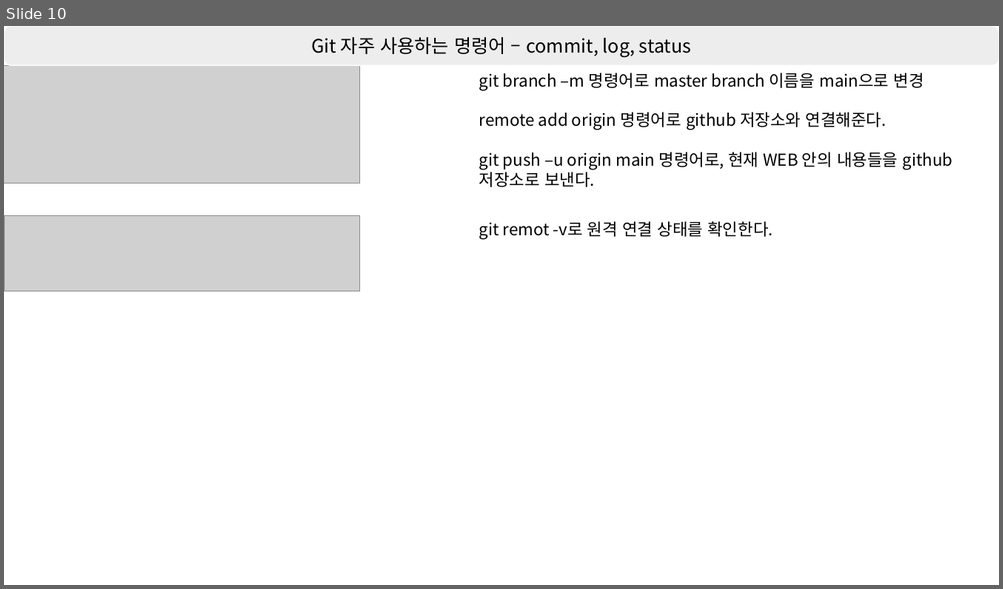
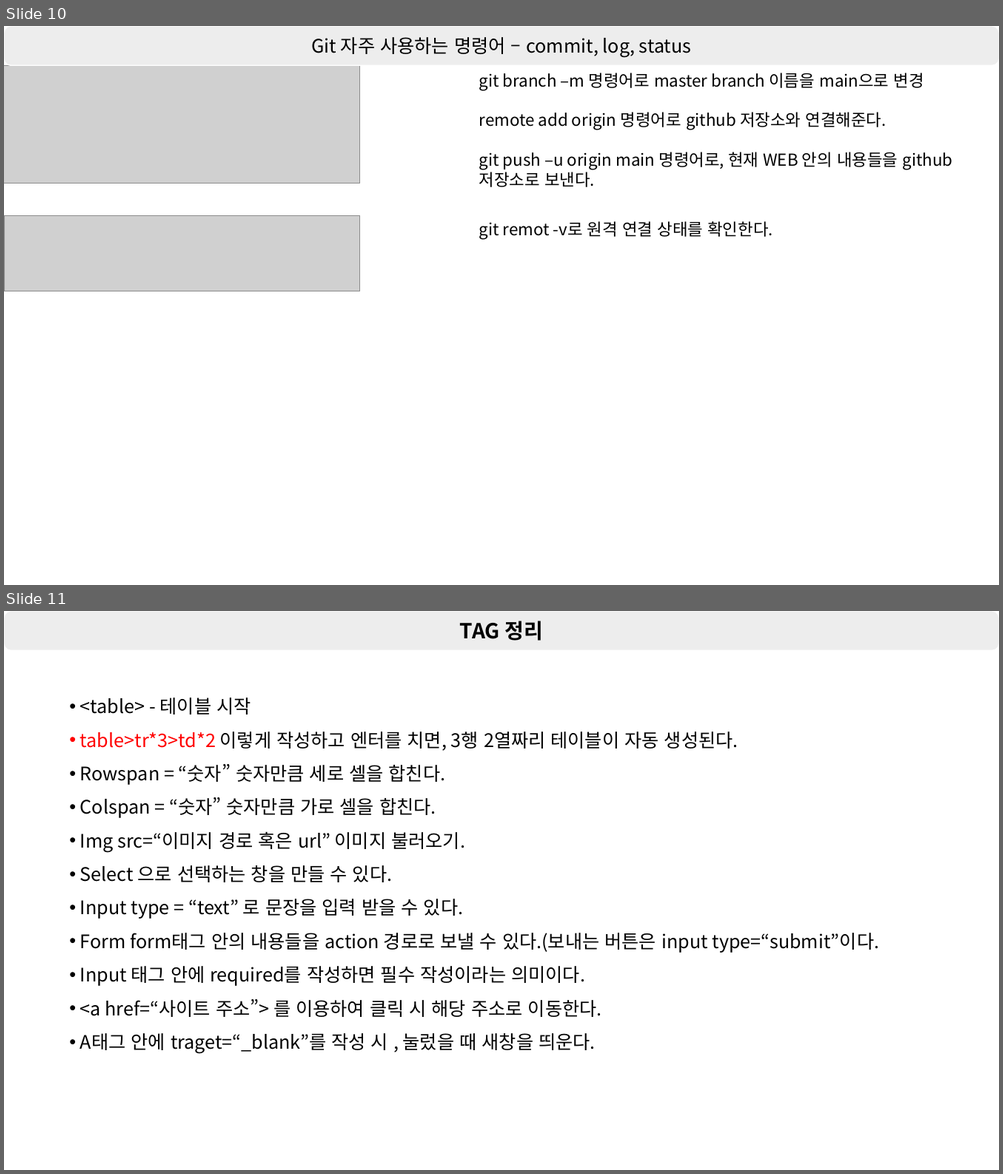
Before and after one commit to shchoichoko/web, a slide deck: HTML,CSS_DAY1/강의 정리_(vsCode세팅_Git세팅).pptx. Shown one above the other, each under a label of ours: slide 10 before the commit, slides 10 and 11 after it. The pictures are 1003x589 and 1003x1174 pixels, drawn with LibreOffice and Linux fonts; fonts in the diff are those of the drawing; grey boxes stand for pictures. Boxes give left, top, right and bottom in pixels: in the first picture for what was removed or moved away, otherwise in the second. Text is boxed around its words. In the diff, an @@ line names an element or a change of style, - is before the commit and + after.

Commit message:
HTML TAG 정리한 내용 추가.

```diff
--- a/HTML,CSS_DAY1/강의 정리_(vsCode세팅_Git세팅).pptx
+++ b/HTML,CSS_DAY1/강의 정리_(vsCode세팅_Git세팅).pptx
@@ slide 11 added at box(4, 611, 999, 1170), background #FFFFFF @@
@@ rounded rectangle added at box(4, 611, 999, 650), fill #EDEDED, outline #FFFFFF 1 pt, 20 pt, text #000000, bold @@
+TAG 정리
@@ text added at box(80, 698, 879, 1054), 18 pt, text #000000 @@
+• <table> - 테이블 시작
+• table>tr*3>td*2 이렇게 작성하고 엔터를 치면, 3행 2열짜리 테이블이 자동 생성된다.
+• Rowspan = “숫자” 숫자만큼 세로 셀을 합친다.
+• Colspan = “숫자” 숫자만큼 가로 셀을 합친다.
+• Img src=“이미지 경로 혹은 url” 이미지 불러오기.
+• Select 으로 선택하는 창을 만들 수 있다.
+• Input type = “text” 로 문장을 입력 받을 수 있다.
+• Form form태그 안의 내용들을 action 경로로 보낼 수 있다.(보내는 버튼은 input type=“submit”이다.
+• Input 태그 안에 required를 작성하면 필수 작성이라는 의미이다.
+• <a href=“사이트 주소”> 를 이용하여 클릭 시 해당 주소로 이동한다.
+• A태그 안에 traget=“_blank”를 작성 시 , 눌렀을 때 새창을 띄운다.
```
Also in this commit, not shown: 1 slide changed.
